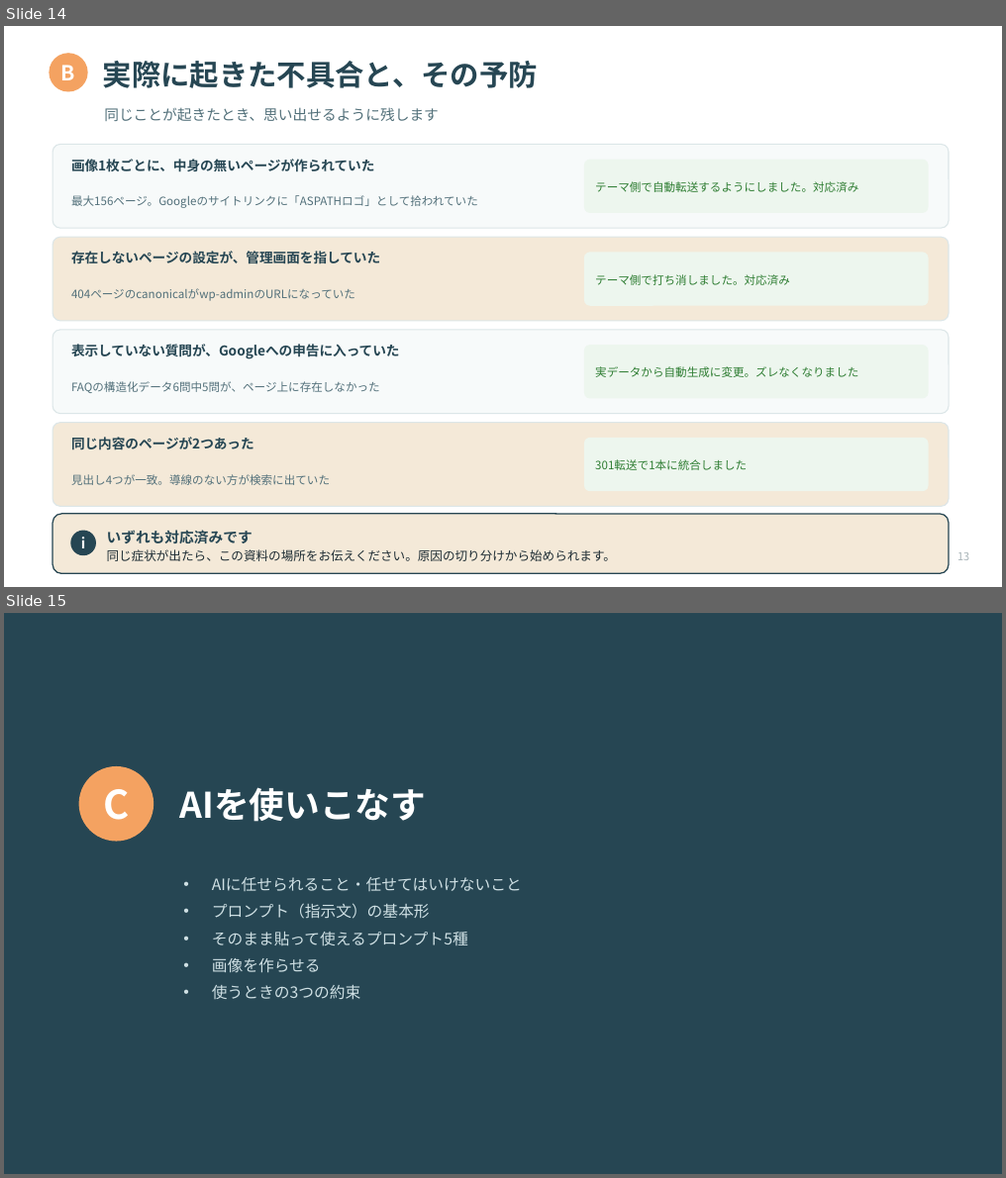
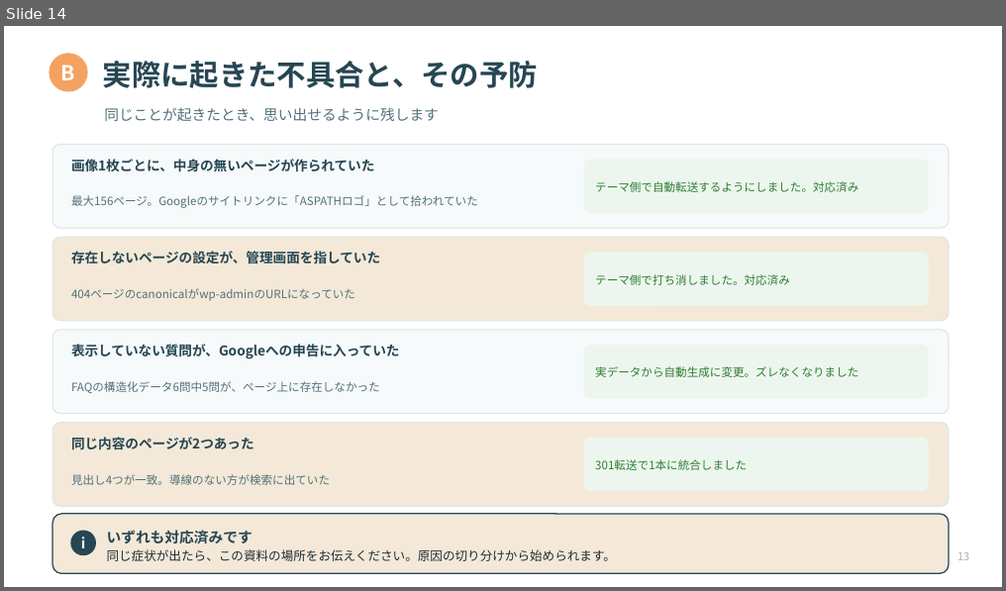
Before and after one commit to Kkenjis/dev-aspath-life, a slide deck: _wp移行素材/★引継ぎ資料/★ASPATH_サイト運用マニュアル_応用編.pptx. Shown one above the other, each under a label of ours: slides 14 and 15 before the commit, slide 14 after it. The pictures are 1006x1178 and 1006x591 pixels, drawn with LibreOffice and Linux fonts; fonts in the diff are those of the drawing. Boxes give left, top, right and bottom in pixels: in the first picture for what was removed or moved away, otherwise in the second. Text is boxed around its words. In the diff, an @@ line names an element or a change of style, - is before the commit and + after.

Commit message:
AI活用編を独立1冊化（14枚・プロンプト8種）。応用編を16枚にスリム化し索引を8冊に更新

```diff
--- a/_wp移行素材/★引継ぎ資料/★ASPATH_サイト運用マニュアル_応用編.pptx
+++ b/_wp移行素材/★引継ぎ資料/★ASPATH_サイト運用マニュアル_応用編.pptx
@@ slide 15 removed at (4, 613, 1002, 1174), background #264653 @@
@@ rounded rectangle removed at (79, 766, 153, 842) @@
@@ text removed at (103, 789, 129, 820) @@
-C
@@ text removed at (180, 787, 427, 822) @@
-AIを使いこなす
@@ text removed at (212, 877, 522, 1000) @@
-• AIに任せられること・任せてはいけないこと
-• プロンプト（指示文）の基本形
-• そのまま貼って使えるプロンプト5種
-• 画像を作らせる
-• 使うときの3つの約束
```
Also in this commit, not shown: 3 slides changed, 1 slide added, 9 other slides removed, 8 other files.
